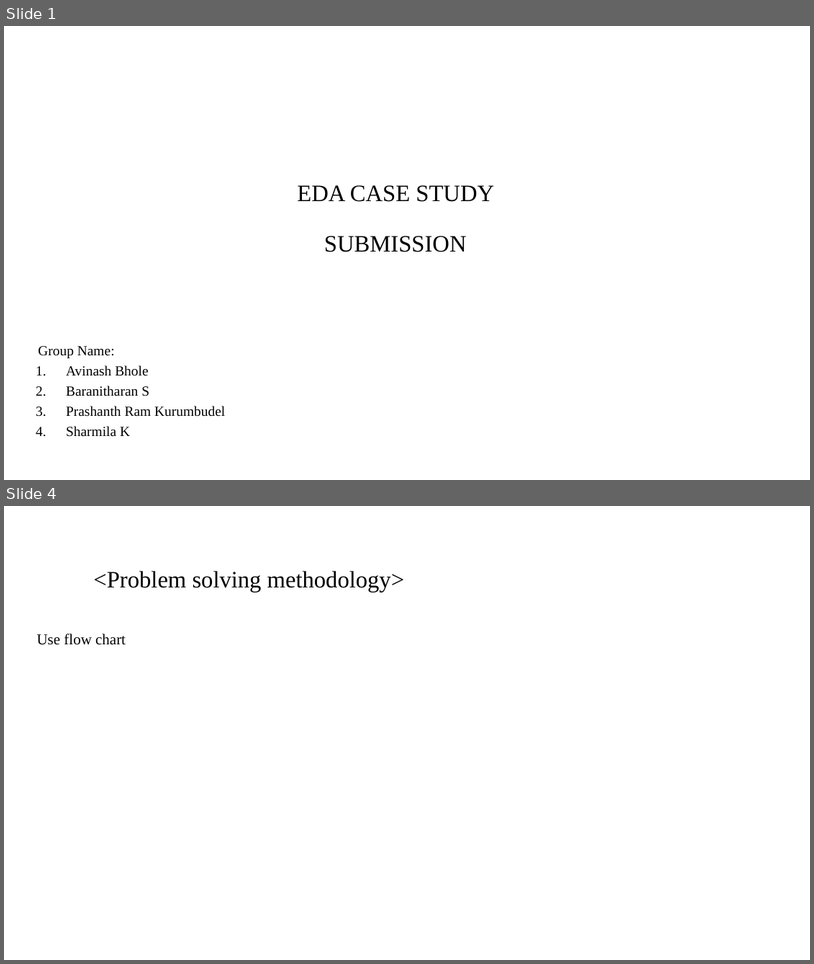
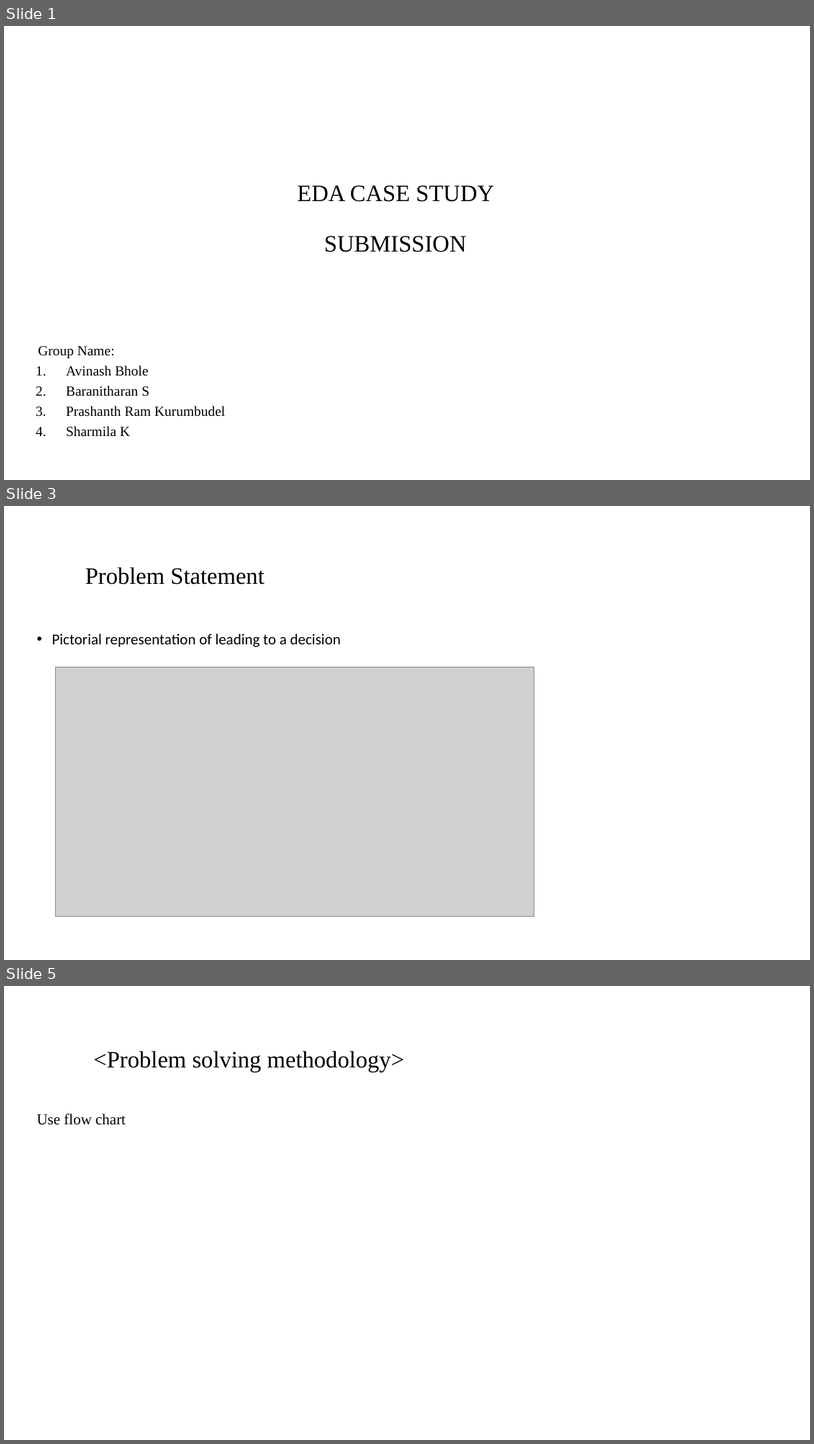
Before and after one commit to pkurumbudel/EDACaseStudy, a slide deck: EDA_Presentation.pptx. Shown one above the other, each under a label of ours: slides 1 and 4 before the commit, slides 1, 3 and 5 after it; the slides between them are not shown. The pictures are 814x964 and 814x1444 pixels, drawn with LibreOffice and Linux fonts; fonts in the diff are those of the drawing; grey boxes stand for pictures; background and template pictures are left out. Boxes give left, top, right and bottom in pixels: in the first picture for what was removed or moved away, otherwise in the second. Text is boxed around its words. In the diff, an @@ line names an element or a change of style, - is before the commit and + after.

Commit message:
Added problem statement in the ppt, removed bankurrptices cleaning in py script

```diff
--- a/EDA_Presentation.pptx
+++ b/EDA_Presentation.pptx
@@ slide 3 added at (4, 506, 810, 960), background #FFFFFF @@
@@ title added at (85, 567, 264, 584), 28 pt, text #000000 @@
+Problem Statement
@@ text added at (52, 633, 341, 647), 18 pt, text #000000 @@
+• Pictorial representation of leading to a decision
@@ picture added at (55, 667, 535, 916) @@
@@ what was slide 4 is now slide 5 @@
```
Also in this commit, not shown: 3 slides changed, 1 other slide added, 1 slide removed, 1 other file.
